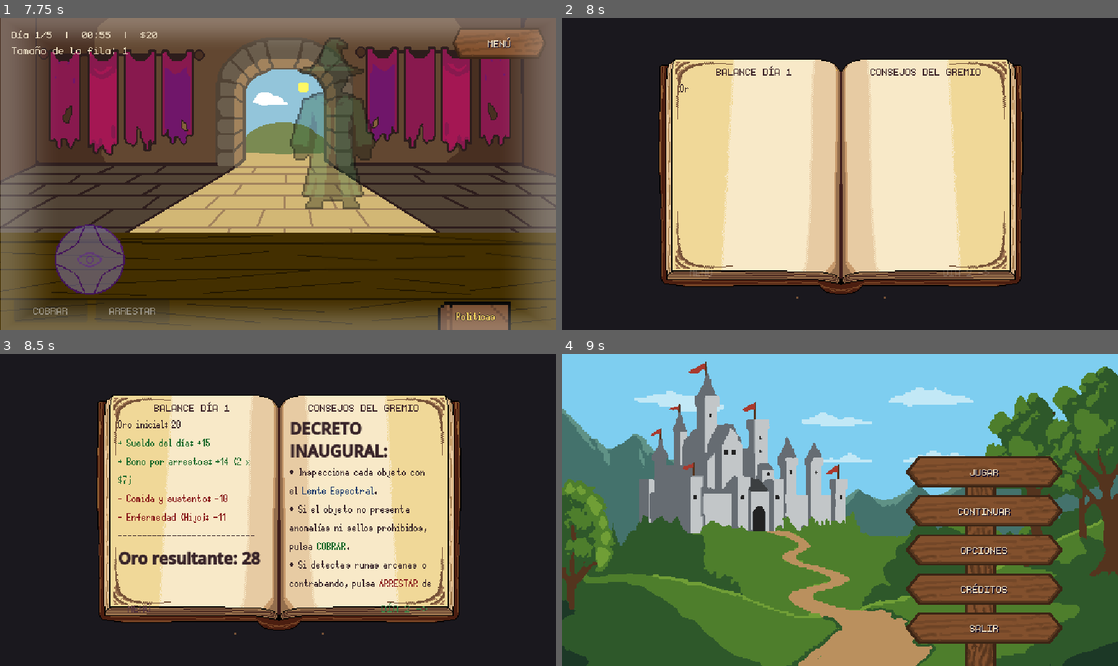
Above: before the commit, frames 1-4 (two rows, left to right).
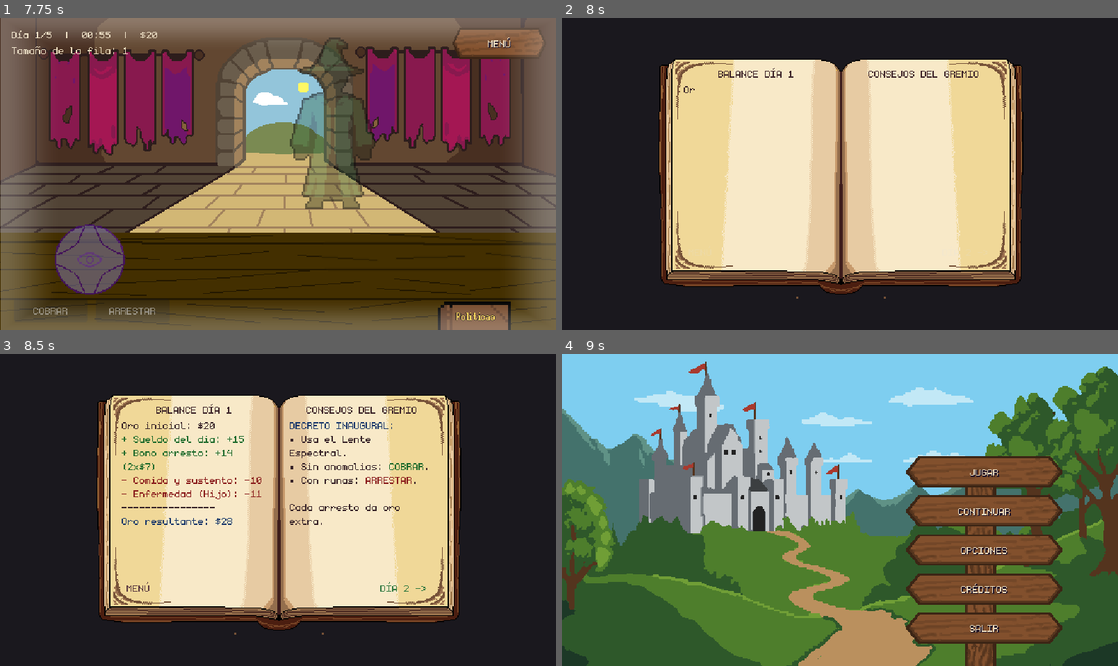
Above: after the commit, the same moments.

Repository: StephenQuispeLipa/Notaria-Aventureros
Game: Godot game, scene res://Scenes/Menus/OptionsMenu.tscn
Same seed, same stepped clock (60 frames per second), same inputs: the game is played once before the commit and once after it. Sound files missing from this copy of the repository are replaced by a short silence.
Inputs (mouse positions are in pixels of both pictures, inside the frame that each line leads up to):
- Up to frame 1 (7.75 s): click "JUGAR" at 0.5 s; click "MENÚ" at 1.25 s; click "REANUDAR" at 2 s; click "COBRAR" at 2.75 s; click "ARRESTAR" at 3.5 s; click "COBRAR" at 4.25 s; click "ARRESTAR" at 5 s; click "MENÚ" at 5.75 s; click "REANUDAR" at 6.5 s; click "COBRAR" at 7.25 s
- Up to frame 2 (8 s): no input
- Up to frame 3 (8.5 s): tap Enter (ui_accept) at 8 s; drag from (278, 510) to (333, 441) at 8.02 s
- Up to frame 4 (9 s): click "MENÚ" at 8.75 s

Frame 1 is identical in both runs. In frame 2, 0.5% of the frame differs, in the area x 21-77%, y 15-83%; in frame 3, 4.9%, in the area x 21-78%, y 15-83%; in frame 4, nothing differs.

Commit message:
Cambios en texturas, fuentes

Diff:
--- a/Scenes/Flow/Day_Summary.tscn
+++ b/Scenes/Flow/Day_Summary.tscn
@@ -1,12 +1,11 @@
 [gd_scene format=3 uid="uid://bvyw58d6qm6kx"]
 
-[ext_resource type="Script" uid="uid://b7v2vknu056r7" path="res://Scripts/Flow/day_summary.gd" id="1_script"]
+[ext_resource type="Script" uid="uid://bufhd4ah27fx2" path="res://Scripts/Flow/day_summary.gd" id="1_script"]
 [ext_resource type="Texture2D" uid="uid://cbk45jqqoqpjb" path="res://Assets/Art/Items/libro-reglas-open.png" id="2_libro"]
 [ext_resource type="FontFile" uid="uid://dgwip3ywtyl8t" path="res://Assets/Art/Fonts/monogram-extended.ttf" id="3_mono"]
-[ext_resource type="FontFile" uid="uid://b2c5twfkqaw51" path="res://Assets/Art/Fonts/Silver.ttf" id="4_silver"]
-[ext_resource type="AudioStream" uid="uid://bg2j4pckd5b4a" path="res://Assets/Audio/SFX/escritura.wav" id="5_escritura"]
+[ext_resource type="AudioStream" uid="uid://dtya81dhmy7ke" path="res://Assets/Audio/SFX/escritura.wav" id="4_escritura"]
 
-[node name="DaySummary" type="Control"]
+[node name="DaySummary" type="Control" unique_id=213496547]
 layout_mode = 3
 anchors_preset = 15
 anchor_right = 1.0
@@ -15,7 +14,7 @@
 grow_vertical = 2
 script = ExtResource("1_script")
 
-[node name="Backdrop" type="ColorRect" parent="."]
+[node name="Backdrop" type="ColorRect" parent="." unique_id=1315771313]
 layout_mode = 1
 anchors_preset = 15
 anchor_right = 1.0
@@ -24,7 +23,7 @@
 grow_vertical = 2
 color = Color(0.06, 0.05, 0.08, 0.82)
 
-[node name="BookPanel" type="TextureRect" parent="."]
+[node name="BookPanel" type="TextureRect" parent="." unique_id=520819813]
 texture_filter = 1
 layout_mode = 1
 anchors_preset = 8
@@ -41,26 +40,27 @@
 texture = ExtResource("2_libro")
 stretch_mode = 3
 
-[node name="BookPages" type="HBoxContainer" parent="BookPanel"]
+[node name="BookPages" type="HBoxContainer" parent="BookPanel" unique_id=2122336717]
 layout_mode = 1
 anchors_preset = 15
 anchor_right = 1.0
 anchor_bottom = 1.0
-offset_left = 26.0
-offset_top = 18.0
-offset_right = -26.0
+offset_left = 30.0
+offset_top = 20.0
+offset_right = -30.0
 offset_bottom = -46.0
 grow_horizontal = 2
 grow_vertical = 2
 theme_override_constants/separation = 24
 
-[node name="LeftPage" type="VBoxContainer" parent="BookPanel/BookPages"]
+[node name="LeftPage" type="VBoxContainer" parent="BookPanel/BookPages" unique_id=536430667]
 layout_mode = 2
 size_flags_horizontal = 3
-theme_override_constants/separation = 4
+theme_override_constants/separation = 3
 
-[node name="LeftTitle" type="Label" parent="BookPanel/BookPages/LeftPage"]
+[node name="LeftTitle" type="Label" parent="BookPanel/BookPages/LeftPage" unique_id=1825546125]
 unique_name_in_owner = true
+texture_filter = 1
 layout_mode = 2
 theme_override_colors/font_color = Color(0.24, 0.14, 0.16, 1)
 theme_override_fonts/font = ExtResource("3_mono")
@@ -68,24 +68,27 @@
 text = "BALANCE DÍA 1"
 horizontal_alignment = 1
 
-[node name="LeftText" type="RichTextLabel" parent="BookPanel/BookPages/LeftPage"]
+[node name="LeftText" type="RichTextLabel" parent="BookPanel/BookPages/LeftPage" unique_id=994372627]
 unique_name_in_owner = true
+texture_filter = 1
 layout_mode = 2
 size_flags_vertical = 3
 theme_override_colors/default_color = Color(0.22, 0.14, 0.16, 1)
-theme_override_fonts/normal_font = ExtResource("4_silver")
+theme_override_constants/line_separation = 1
+theme_override_fonts/normal_font = ExtResource("3_mono")
 theme_override_font_sizes/normal_font_size = 16
 bbcode_enabled = true
 scroll_active = false
 autowrap_mode = 2
 
-[node name="RightPage" type="VBoxContainer" parent="BookPanel/BookPages"]
+[node name="RightPage" type="VBoxContainer" parent="BookPanel/BookPages" unique_id=1668070997]
 layout_mode = 2
 size_flags_horizontal = 3
-theme_override_constants/separation = 4
+theme_override_constants/separation = 3
 
-[node name="RightTitle" type="Label" parent="BookPanel/BookPages/RightPage"]
+[node name="RightTitle" type="Label" parent="BookPanel/BookPages/RightPage" unique_id=655984522]
 unique_name_in_owner = true
+texture_filter = 1
 layout_mode = 2
 theme_override_colors/font_color = Color(0.24, 0.14, 0.16, 1)
 theme_override_fonts/font = ExtResource("3_mono")
@@ -93,32 +96,34 @@
 text = "CONSEJOS DEL GREMIO"
 horizontal_alignment = 1
 
-[node name="RightText" type="RichTextLabel" parent="BookPanel/BookPages/RightPage"]
+[node name="RightText" type="RichTextLabel" parent="BookPanel/BookPages/RightPage" unique_id=837858193]
 unique_name_in_owner = true
+texture_filter = 1
 layout_mode = 2
 size_flags_vertical = 3
 theme_override_colors/default_color = Color(0.22, 0.14, 0.16, 1)
-theme_override_fonts/normal_font = ExtResource("4_silver")
+theme_override_constants/line_separation = 1
+theme_override_fonts/normal_font = ExtResource("3_mono")
 theme_override_font_sizes/normal_font_size = 16
 bbcode_enabled = true
 scroll_active = false
 autowrap_mode = 2
 
-[node name="BottomNav" type="HBoxContainer" parent="BookPanel"]
+[node name="BottomNav" type="HBoxContainer" parent="BookPanel" unique_id=1298277314]
 layout_mode = 1
 anchors_preset = 12
 anchor_top = 1.0
 anchor_right = 1.0
 anchor_bottom = 1.0
-offset_left = 32.0
-offset_top = -42.0
-offset_right = -32.0
-offset_bottom = -16.0
+offset_left = 31.071434
+offset_top = -63.035706
+offset_right = -32.92856
+offset_bottom = -37.035706
 grow_horizontal = 2
 grow_vertical = 0
 alignment = 1
 
-[node name="BtnMenu" type="Button" parent="BookPanel/BottomNav"]
+[node name="BtnMenu" type="Button" parent="BookPanel/BottomNav" unique_id=2057430146]
 unique_name_in_owner = true
 layout_mode = 2
 focus_mode = 0
@@ -130,11 +135,11 @@
 text = "MENÚ"
 flat = true
 
-[node name="Spacer" type="Control" parent="BookPanel/BottomNav"]
+[node name="Spacer" type="Control" parent="BookPanel/BottomNav" unique_id=206463993]
 layout_mode = 2
 size_flags_horizontal = 3
 
-[node name="BtnRestart" type="Button" parent="BookPanel/BottomNav"]
+[node name="BtnRestart" type="Button" parent="BookPanel/BottomNav" unique_id=594693002]
 unique_name_in_owner = true
 visible = false
 layout_mode = 2
@@ -147,7 +152,7 @@
 text = "REINTENTAR"
 flat = true
 
-[node name="BtnNextDay" type="Button" parent="BookPanel/BottomNav"]
+[node name="BtnNextDay" type="Button" parent="BookPanel/BottomNav" unique_id=1032879561]
 unique_name_in_owner = true
 layout_mode = 2
 focus_mode = 0
@@ -159,7 +164,7 @@
 text = "SIGUIENTE DÍA ->"
 flat = true
 
-[node name="WriteAudio" type="AudioStreamPlayer" parent="."]
+[node name="WriteAudio" type="AudioStreamPlayer" parent="." unique_id=1181261897]
 unique_name_in_owner = true
-stream = ExtResource("5_escritura")
+stream = ExtResource("4_escritura")
 bus = &"SFX"
--- a/Scripts/Data/day_summary_data.gd
+++ b/Scripts/Data/day_summary_data.gd
@@ -13,54 +13,61 @@
 
 const DAILY_TIPS: Dictionary = {
 	1: [
-		"[b]DECRETO INAUGURAL:[/b]",
-		"• Inspecciona cada objeto con el [color=#1a386b]Lente Espectral[/color].",
-		"• Si el objeto no presenta anomalías ni sellos prohibidos, pulsa [color=#1e6b2c]COBRAR[/color].",
-		"• Si detectas runas arcanas o contrabando, pulsa [color=#8a1c1c]ARRESTAR[/color] de inmediato.",
+		"[color=#1a386b]DECRETO INAUGURAL:[/color]",
+		"• Usa el Lente Espectral.",
+		"• Sin anomalias: [color=#1e6b2c]COBRAR[/color].",
+		"• Con runas: [color=#8a1c1c]ARRESTAR[/color].",
 		"",
-		"[i]Nota: Cada arresto legítimo otorga una recompensa en oro.[/i]",
+		"Cada arresto da oro extra.",
 	],
 	2: [
-		"[b]AVISO DE SEGURIDAD:[/b]",
-		"• Cuidado con el reloj de arena: si se agota el tiempo del día, el gremio retendrá el [color=#8a1c1c]50% de tu sueldo[/color].",
-		"• Arrastra los objetos por la mesa para examinar sus bordes e inscripciones con detalle.",
+		"[color=#1a386b]AVISO DE SEGURIDAD:[/color]",
+		"• Ojo al reloj: tiempo 0",
+		"  retiene el [color=#8a1c1c]50% de sueldo[/color].",
+		"• Mueve los objetos en mesa.",
 		"",
-		"[i]Consejo: No tardes demasiado con cada aventurero.[/i]",
+		"No tardes con cada cliente.",
 	],
 	3: [
-		"[b]INFORME FAMILIAR Y DEUDAS:[/b]",
-		"• Los costos de manutención aumentan y la ciudad cobra impuestos.",
-		"• Tu familia puede enfermarse en cualquier momento. Mantén siempre una reserva de al menos [color=#1a386b]$15-$20[/color].",
-		"• No permitas que pasen objetos con anomalías ocultas.",
+		"[color=#1a386b]INFORME FAMILIAR:[/color]",
+		"• Los costos aumentan.",
+		"• Tu familia puede enfermar.",
+		"• Reserva de [color=#1e6b2c]$15-$20[/color].",
+		"• No dejes pasar anomalias.",
 	],
 	4: [
-		"[b]ALERTA DE MAGOS Y CARGAS:[/b]",
-		"• Los clientes traerán hasta [color=#1a386b]3 objetos[/color] a la vez.",
-		"• Revisa uno por uno. Basta con que [b]un solo objeto[/b] tenga runas prohibidas para ordenar el arresto.",
-		"• Sepáralos en la mesa para ver qué ocultan detrás.",
+		"[color=#1a386b]ALERTA DE CARGAS:[/color]",
+		"• Traen hasta 3 objetos.",
+		"• Revisa uno por uno.",
+		"• Una sola runa amerita",
+		"  [color=#8a1c1c]ARRESTO INMEDIATO[/color].",
+		"• Sepáralos en la mesa.",
 	],
 	5: [
-		"[b]AUDITORÍA REAL FINAL:[/b]",
-		"• Es el último día de inspección. La guardia real revisará tus libros de cuentas.",
-		"• ¡Si tu oro cae a cero en los gastos de hoy, irás a prisión por insolvencia!",
-		"• Asegura cada cobro y cada captura para alcanzar el final del turno.",
+		"[color=#1a386b]AUDITORIA REAL FINAL:[/color]",
+		"• Ultimo dia de inspeccion.",
+		"• Si tu oro llega a $0,",
+		"  vas a prision por deudas.",
+		"• Asegura cada cobro.",
 	],
 }
 
 const GAME_OVER_TIPS: Array[String] = [
-	"[b]INFORME DE BANCARROTA:[/b]",
-	"• Tus arcas se han vaciado por completo.",
-	"• El alguacil real ha clausurado la notaría y confiscado tus pertenencias para saldar deudas.",
+	"[color=#8a1c1c]INFORME DE BANCARROTA:[/color]",
+	"• Tus arcas se han vaciado.",
+	"• El alguacil clausuro la notaria",
+	"  y confisco tus bienes.",
 	"",
-	"[color=#8a1c1c]Has fracasado en mantener la oficina a flote.[/color]",
+	"[color=#8a1c1c]Fin de la notaria.[/color]",
 ]
 
 const GAME_WIN_TIPS: Array[String] = [
-	"[b]CONDECORACIÓN REAL:[/b]",
-	"• ¡Has completado los 5 días de auditoría con honores!",
-	"• El gremio de notarios reconoce tu astucia e integridad protegiendo la ciudad.",
+	"[color=#1e6b2c]CONDECORACION REAL:[/color]",
+	"• ¡5 dias completados con exito!",
+	"• El gremio reconoce tu astucia",
+	"  e integridad.",
 	"",
-	"[color=#1e6b2c]¡La Notaría de Aventureros ha prosperado gracias a ti![/color]",
+	"[color=#1e6b2c]¡Has triunfado![/color]",
 ]
 
 static func calculate_day_finances(prev_money: int, day: int, arrests: int, timed_out: bool) -> Dictionary:
@@ -90,19 +97,19 @@
 	var day_expenses := food_cost + event_cost
 	var new_money := prev_money + day_income - day_expenses
 
-	var salary_line := "[color=#1e6b2c]+ Sueldo del día: +%d[/color]" % salary
+	var salary_line := "[color=#1e6b2c]+ Sueldo del dia: +%d[/color]" % salary
 	if timed_out:
-		salary_line = "[color=#1e6b2c]+ Sueldo (penalización tiempo): +%d[/color]" % salary
+		salary_line = "[color=#1e6b2c]+ Sueldo (penalizacion): +%d[/color]" % salary
 
 	var lines: Array[String] = [
-		"Oro inicial: %d" % prev_money,
+		"Oro inicial: $%d" % prev_money,
 		salary_line,
-		"[color=#1e6b2c]+ Bono por arrestos: +%d (%d x $%d)[/color]" % [arrest_bonus, arrests, arrest_rate],
+		"[color=#1e6b2c]+ Bono arresto: +%d (%dx$%d)[/color]" % [arrest_bonus, arrests, arrest_rate],
 		"[color=#8a1c1c]- Comida y sustento: -%d[/color]" % food_cost,
 	]
 	lines.append_array(event_lines)
-	lines.append("----------------------------")
-	lines.append("[b]Oro resultante: %d[/b]" % maxi(new_money, 0))
+	lines.append("----------------")
+	lines.append("[color=#1a386b]Oro resultante: $%d[/color]" % maxi(new_money, 0))
 
 	var is_game_over := new_money <= 0
 	var is_game_win := not is_game_over and day >= GameManagerClass.MAX_DAYS
